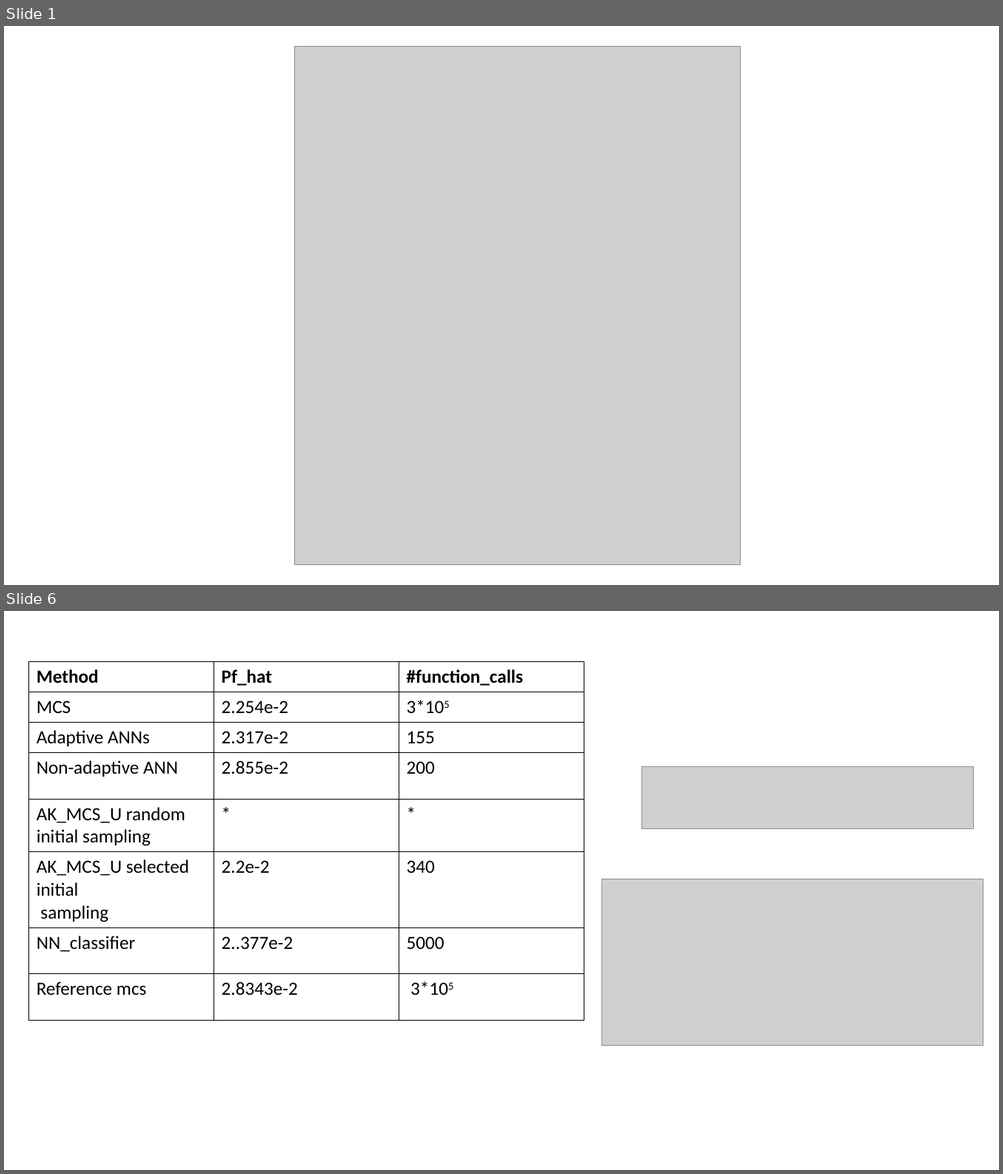
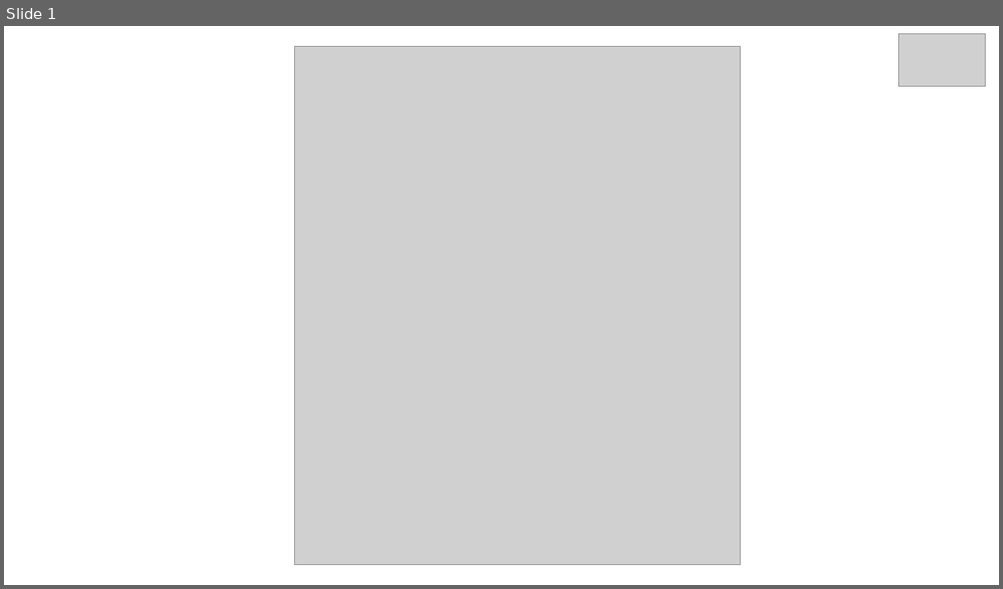
Before and after one commit to omarBoua/SRA, a slide deck: graphs/Presentation3.pptx. Shown one above the other, each under a label of ours: slides 1 and 6 before the commit, slide 1 after it; the slides between them are not shown. The pictures are 1003x1174 and 1003x589 pixels, drawn with LibreOffice and Linux fonts; fonts in the diff are those of the drawing; grey boxes stand for pictures. Boxes give left, top, right and bottom in pixels: in the first picture for what was removed or moved away, otherwise in the second. Text is boxed around its words. In the diff, an @@ line names an element or a change of style, - is before the commit and + after.

```diff
--- a/graphs/Presentation3.pptx
+++ b/graphs/Presentation3.pptx
@@ slide 6 removed at (4, 611, 999, 1170), background #FFFFFF @@
@@ table removed at (28, 662, 583, 1017), 8 rows, 3 columns @@
-Method | Pf_hat | #function_calls
-MCS | 2.254e-2 | 3*105
-Adaptive ANNs | 2.317e-2 | 155
-Non-adaptive ANN | 2.855e-2 | 200
-AK_MCS_U random initial sampling | * | *
-AK_MCS_U selected initial / sampling | 2.2e-2 | 340
-NN_classifier | 2..377e-2 | 5000
-Reference mcs | 2.8343e-2 | 3*105
@@ picture removed at (642, 766, 973, 828) @@
@@ picture removed at (602, 880, 983, 1047) @@
@@ slide 1 changed as well @@
@@ picture added at (899, 33, 986, 87) @@
```
Also in this commit, not shown: 3 slides added, 5 other slides removed, 54 other files.
